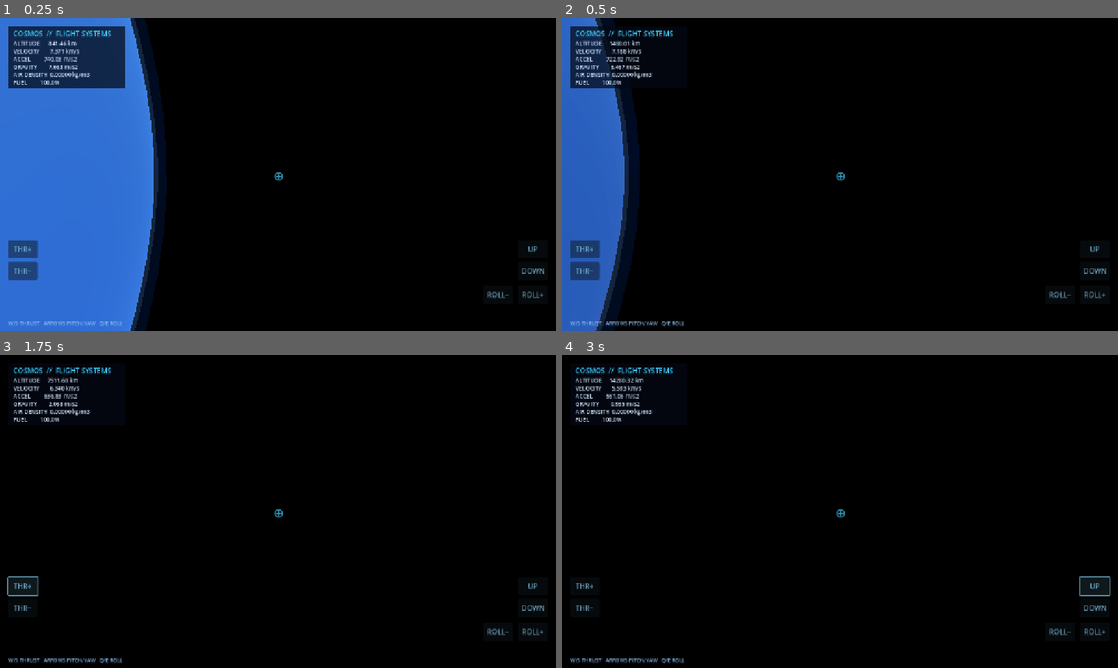
Above: before the commit, frames 1-4 (two rows, left to right).
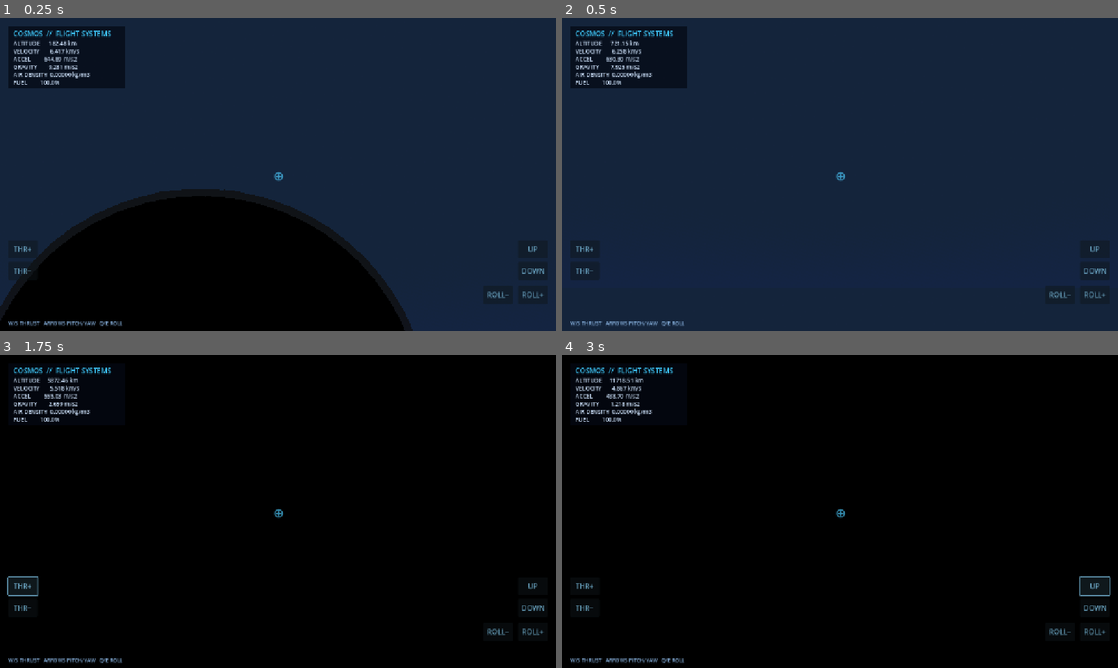
Above: after the commit, the same moments.

Repository: a89526425040-creator/Kosmos
Game: Godot game, scene res://scenes/main.tscn
Same seed, same stepped clock (60 frames per second), same inputs: the game is played once before the commit and once after it.
Inputs (mouse positions are in pixels of both pictures, inside the frame that each line leads up to):
- Up to frame 1 (0.25 s): no input
- Up to frame 2 (0.5 s): no input
- Up to frame 3 (1.75 s): move the mouse to (400, 495) at 0.52 s; hold E (roll_right) 0.53-1.25 s; click (400, 495) at 0.67 s; click "THR+" at 1.25 s
- Up to frame 4 (3 s): click "THR−" at 2 s; click "UP" at 2.75 s

The runs differ from the first frame. In frame 1, 83% of the frame differs, in the area x 0-100%, y 0-100%; in frame 2, 96%; in frame 3, less than 0.1%; in frame 4, 0.1%.

Commit message:
Start spacecraft landed on Earth with ground collision

Diff:
--- a/scripts/game.gd
+++ b/scripts/game.gd
@@ -60,6 +60,14 @@
 	mat.emission_energy_multiplier = 0.22
 	planet.material_override = mat
 	earth.add_child(planet)
+	var ground_body := StaticBody3D.new()
+	ground_body.name = "EarthGroundCollision"
+	var ground_shape := CollisionShape3D.new()
+	var ground_sphere := SphereShape3D.new()
+	ground_sphere.radius = 6371.0
+	ground_shape.shape = ground_sphere
+	ground_body.add_child(ground_shape)
+	earth.add_child(ground_body)
 	var cloud := MeshInstance3D.new()
 	var cloud_mesh := SphereMesh.new()
 	cloud_mesh.radius = 6410.0
@@ -93,7 +101,7 @@
 	ship = RigidBody3D.new()
 	ship.name = "Spacecraft"
 	ship.set_script(SHIP_SCRIPT)
-	ship.position = Vector3(0, 0, 0)
+	ship.position = Vector3(0, 6371.8, -7000.0)
 	ship.mass = 12000.0
 	ship.gravity_scale = 0.0
 	ship.linear_damp = 0.0
